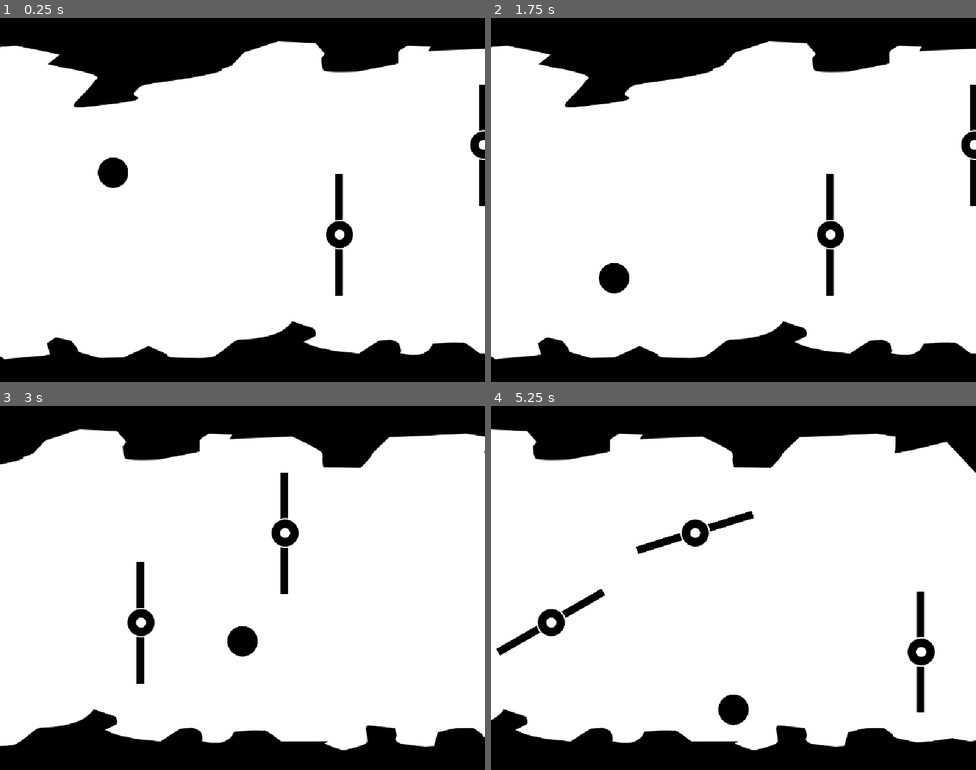
Above: before the commit, frames 1-4 (two rows, left to right).
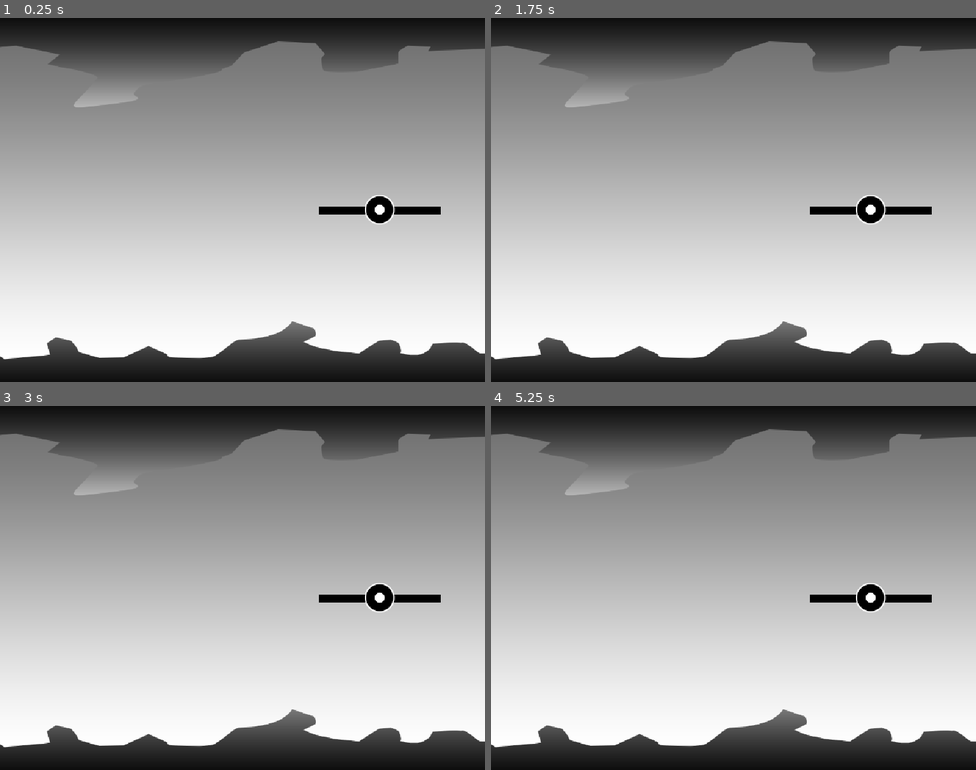
Above: after the commit, the same moments.

Repository: animastralis/trijam-ricochet
Game: Godot game, scene res://assets/world - David.tscn
Two runs of this game, one before a commit and one after it. Both use one fixed random seed, a clock stepped at 60 frames per second and the inputs below. Before the commit the project starts from res://assets/world_new.tscn.
Inputs (mouse positions are in pixels of both pictures, inside the frame that each line leads up to):
- Up to frame 1 (0.25 s): no input
- Up to frame 2 (1.75 s): move the mouse to (840, 181) at 0.52 s; click (840, 181) at 0.67 s; move the mouse to (636, 218) at 1.27 s; click (636, 218) at 1.42 s
- Up to frame 3 (3 s): move the mouse to (291, 507) at 2.02 s; click (291, 507) at 2.17 s; move the mouse to (218, 660) at 2.77 s; click (218, 660) at 2.92 s
- Up to frame 4 (5.25 s): move the mouse to (879, 642) at 3.52 s; click (879, 642) at 3.67 s; move the mouse to (588, 533) at 4.27 s; click (588, 533) at 4.42 s; move the mouse to (757, 588) at 5.02 s; click (757, 588) at 5.17 s

The runs differ from the first frame. In frame 1, 78% of the frame differs, in the area x 0-100%, y 2-98%; in frame 2, 78%; in frame 3, 80%; in frame 4, 80%.

Commit message:
more_assets!

Diff:
--- a/assets/world - David.tscn
+++ b/assets/world - David.tscn
@@ -2,28 +2,51 @@
 
 [ext_resource type="Texture2D" uid="uid://dccuijrpe3jnk" path="res://assets/lvl_01.png" id="1_l27oy"]
 [ext_resource type="PackedScene" uid="uid://5i0vpfe0ibe3" path="res://assets/ball.tscn" id="2_ddhnk"]
+[ext_resource type="Texture2D" uid="uid://wauoa26q2qcu" path="res://assets/Finish_Line.png" id="2_xxljc"]
 [ext_resource type="Texture2D" uid="uid://0g0edmdu7f1l" path="res://assets/2_spinner.png" id="3_vq65s"]
 [ext_resource type="Texture2D" uid="uid://byiqm4kkmi3nb" path="res://assets/4_spinner.png" id="4_xxljc"]
 [ext_resource type="Texture2D" uid="uid://njyj85f0cgn0" path="res://assets/Enemy_Ball.png" id="5_askby"]
+[ext_resource type="Texture2D" uid="uid://b4f5usnyy4xbj" path="res://assets/lvl_01_terrain.png" id="7_askby"]
 
 [sub_resource type="PhysicsMaterial" id="PhysicsMaterial_ddhnk"]
 friction = 0.5
 bounce = 1.0
+
+[sub_resource type="Gradient" id="Gradient_askby"]
+interpolation_mode = 2
+offsets = PackedFloat32Array(0.060240984, 1)
+colors = PackedColorArray(1, 1, 1, 1, 0.42365062, 0.42365065, 0.42365062, 1)
+
+[sub_resource type="GradientTexture2D" id="GradientTexture2D_8plxy"]
+gradient = SubResource("Gradient_askby")
+fill_from = Vector2(0, 1)
+fill_to = Vector2(0, 0)
 
 [node name="World" type="Node2D" unique_id=720850796]
 
 [node name="Level" type="StaticBody2D" parent="." unique_id=1782163701]
 physics_material_override = SubResource("PhysicsMaterial_ddhnk")
 
-[node name="LevelSprite" type="Sprite2D" parent="Level" unique_id=1306457515]
-position = Vector2(3840, 384)
-texture = ExtResource("1_l27oy")
-
 [node name="CollisionPolygon2D" type="CollisionPolygon2D" parent="Level" unique_id=1273727649]
 polygon = PackedVector2Array(-3, 711, 9, 720, 106, 711, 99, 686, 118, 674, 149, 680, 159, 693, 167, 706, 210, 718, 261, …(2152 unchanged characters)…
 
 [node name="CollisionPolygon2D2" type="CollisionPolygon2D" parent="Level" unique_id=563414095]
 polygon = PackedVector2Array(-20, 0, -17, 66, 34, 58, 126, 77, 101, 97, 198, 119, 205, 125, 205, 130, 198, 135, 157, 18 …(2197 unchanged characters)…
+
+[node name="LevelSprite" type="Sprite2D" parent="Level" unique_id=1306457515]
+position = Vector2(3840, 384)
+texture = ExtResource("1_l27oy")
+
+[node name="TextureRect" type="TextureRect" parent="Level/LevelSprite" unique_id=1675232924]
+offset_left = -3840.0
+offset_top = -384.0
+offset_right = 3840.0
+offset_bottom = 384.0
+texture = SubResource("GradientTexture2D_8plxy")
+
+[node name="FinishLine" type="Sprite2D" parent="Level" unique_id=2134256230]
+position = Vector2(7648, 384)
+texture = ExtResource("2_xxljc")
 
 [node name="Ball" parent="." unique_id=1954331888 instance=ExtResource("2_ddhnk")]
 
@@ -36,5 +59,9 @@
 texture = ExtResource("4_xxljc")
 
 [node name="EnemyBall" type="Sprite2D" parent="." unique_id=1381220140]
-position = Vector2(896, 309)
+position = Vector2(1186, 415)
 texture = ExtResource("5_askby")
+
+[node name="Lvl01Terrain" type="Sprite2D" parent="." unique_id=802285946]
+position = Vector2(3840, 384)
+texture = ExtResource("7_askby")
--- a/project.godot
+++ b/project.godot
@@ -11,7 +11,7 @@
 [application]
 
 config/name="trijam-ricochet"
-run/main_scene="uid://bp6mym4wyg5r8"
+run/main_scene="uid://dyfgoh3uyhqyn"
 config/features=PackedStringArray("4.6", "GL Compatibility")
 config/icon="res://icon.svg"
 
Binary file added: assets/Bar_spinner.png
Binary file added: assets/Center_spinner.png
Binary file added: assets/Finish_Line.png
Not shown, added: assets/Finish_Line.png.import
Binary file added: assets/lvl_01_terrain.png
Not shown, added: assets/lvl_01_terrain.png.import
Not shown, added: assets/Finish_Line.psd
Not shown, changed: assets/Lvl_01.psd
